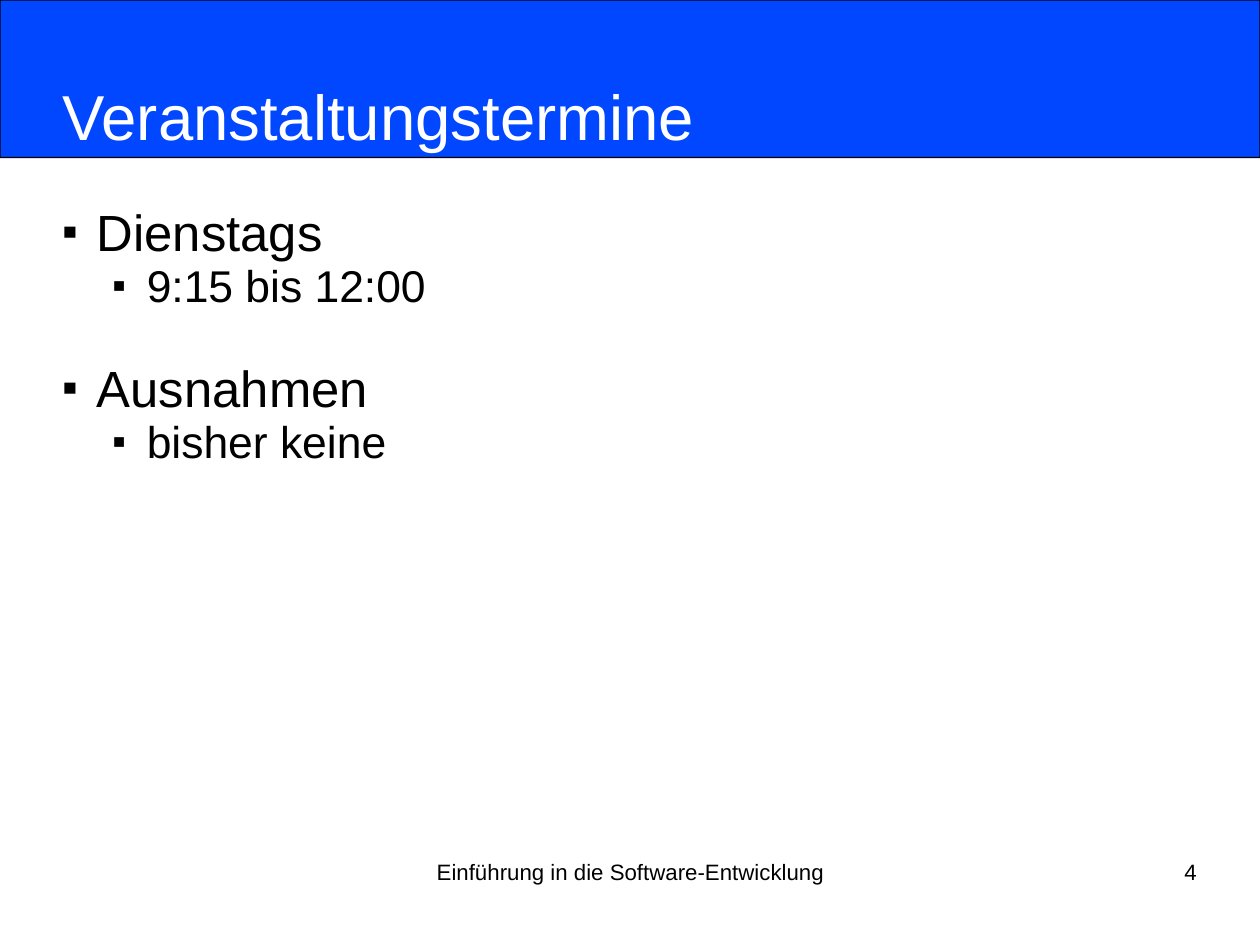
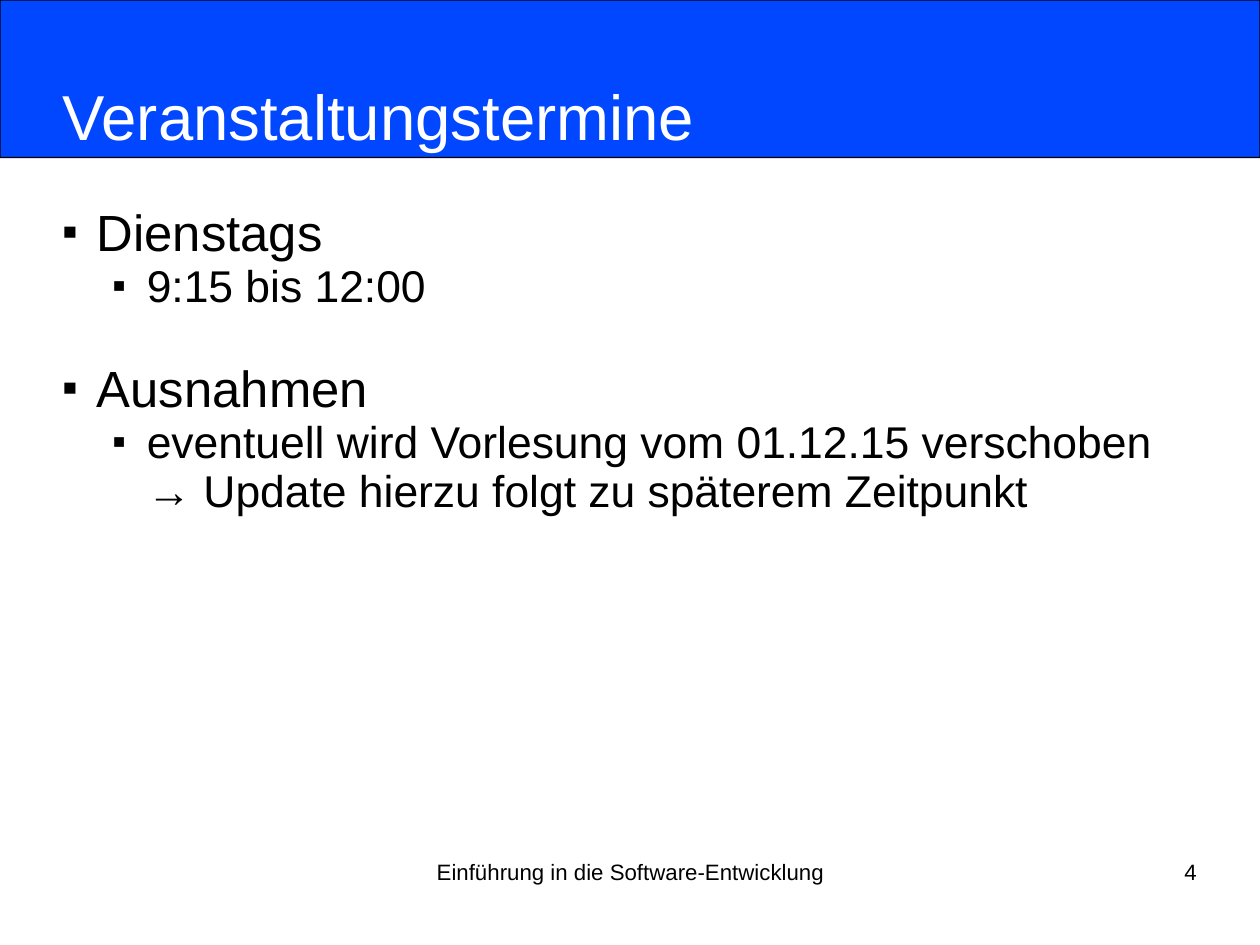
Before and after one commit to nordakademie-einfuehrung-java/vorlesungsskript, a slide deck: slide 4 of folien/Semester_03_Termin_01_Intro.ppt. Drawn at 1260x945 pixels with LibreOffice and Linux fonts; fonts in the diff are those of the drawing. Boxes give left, top, right and bottom in pixels: in the first picture for what was removed or moved away, otherwise in the second. Text is boxed around its words. In the diff, an @@ line names an element or a change of style, - is before the commit and + after.

```diff
--- a/folien/Semester_03_Termin_01_Intro.ppt
+++ b/folien/Semester_03_Termin_01_Intro.ppt
@@ subtitle at [147, 425, 1152, 517]: text changed @@
-  ■ bisher keine
+  ■ eventuell wird Vorlesung vom 01.12.15 verschoben
+  → Update hierzu folgt zu späterem Zeitpunkt
```
Also in this commit, not shown: 1 other slide changed.
